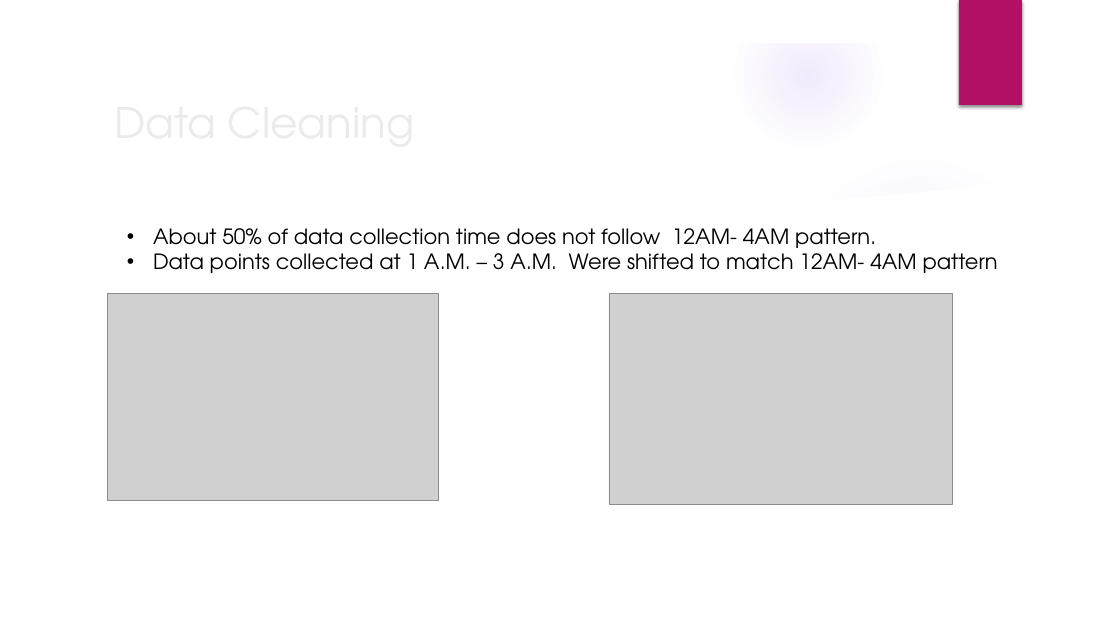
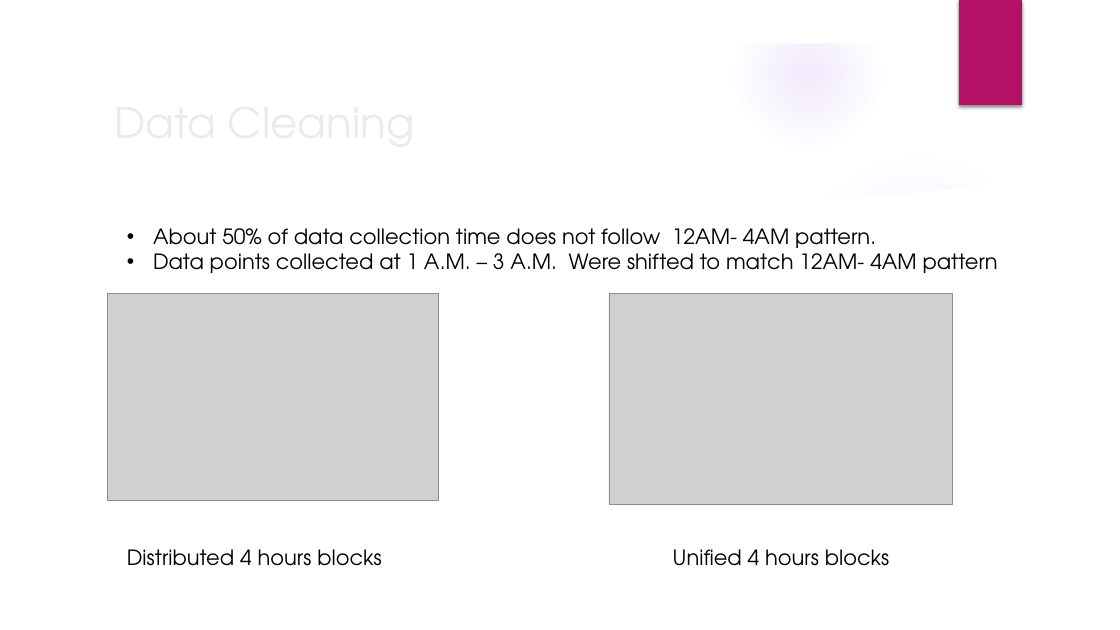
Before and after one commit to ibalzuhairi/Metro_Exploratory_Data_Analysis, a slide deck: slide 6 of EDA-MTApptx.pptx. Drawn at 1120x630 pixels with LibreOffice and Linux fonts; fonts in the diff are those of the drawing; grey boxes stand for pictures; background and template pictures are left out. Boxes give left, top, right and bottom in pixels: in the first picture for what was removed or moved away, otherwise in the second. Text is boxed around its words. In the diff, an @@ line names an element or a change of style, - is before the commit and + after.

```diff
--- a/EDA-MTApptx.pptx
+++ b/EDA-MTApptx.pptx
@@ text added at [127,549,382,566], 18 pt, text #000000 @@
+Distributed 4 hours blocks
@@ text added at [673,549,890,566], 18 pt, text #000000 @@
+Unified 4 hours blocks
```
Also in this commit, not shown: 6 other slides changed.
